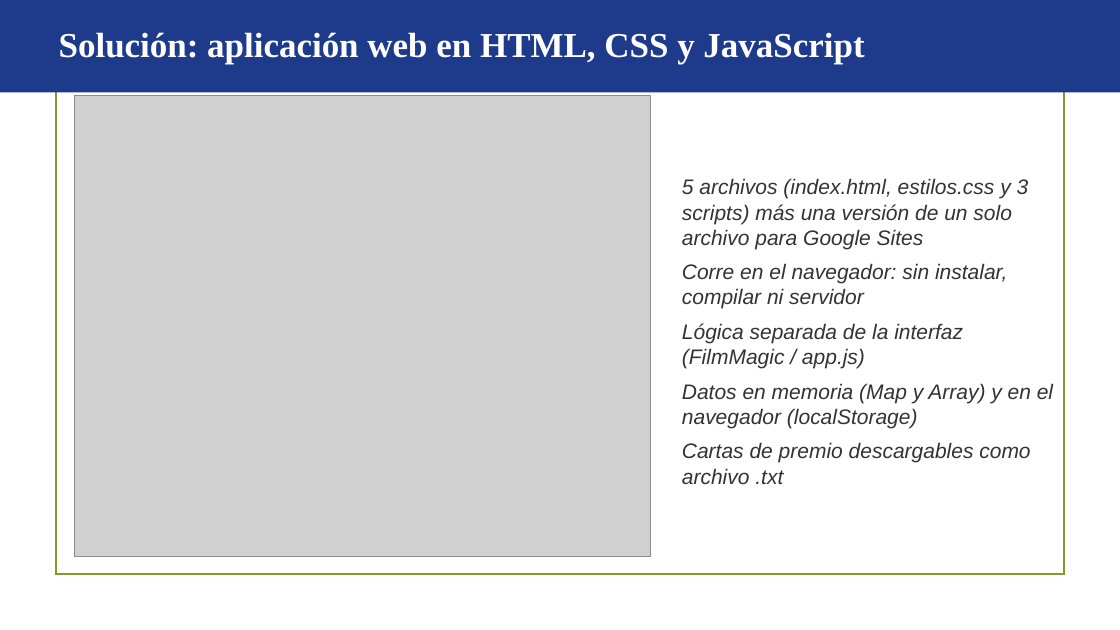
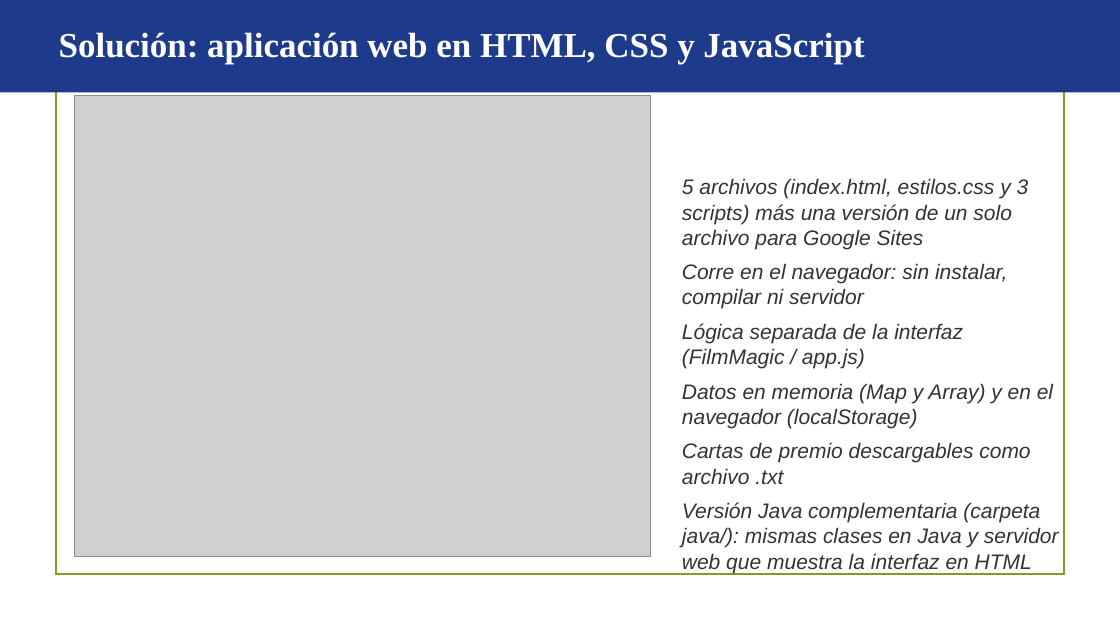
Before and after one commit to GREgori109/Proyectofinal-fi-magic, a slide deck: slide 3 of Presentacion_Proyecto_Final.pptx. Drawn at 1120x630 pixels with LibreOffice and Linux fonts; fonts in the diff are those of the drawing; grey boxes stand for pictures; background and template pictures are left out. Boxes give left, top, right and bottom in pixels: in the first picture for what was removed or moved away, otherwise in the second. Text is boxed around its words. In the diff, an @@ line names an element or a change of style, - is before the commit and + after.

```diff
--- a/Presentacion_Proyecto_Final.pptx
+++ b/Presentacion_Proyecto_Final.pptx
@@ text at (x1=682, y1=502, x2=1059, y2=573): paragraph added @@
+Versión Java complementaria (carpeta java/): mismas clases en Java y servidor web que muestra la interfaz en HTML
```
Also in this commit, not shown: 2 other slides changed, 1 slide added, 1 slide removed, 46 other files.
